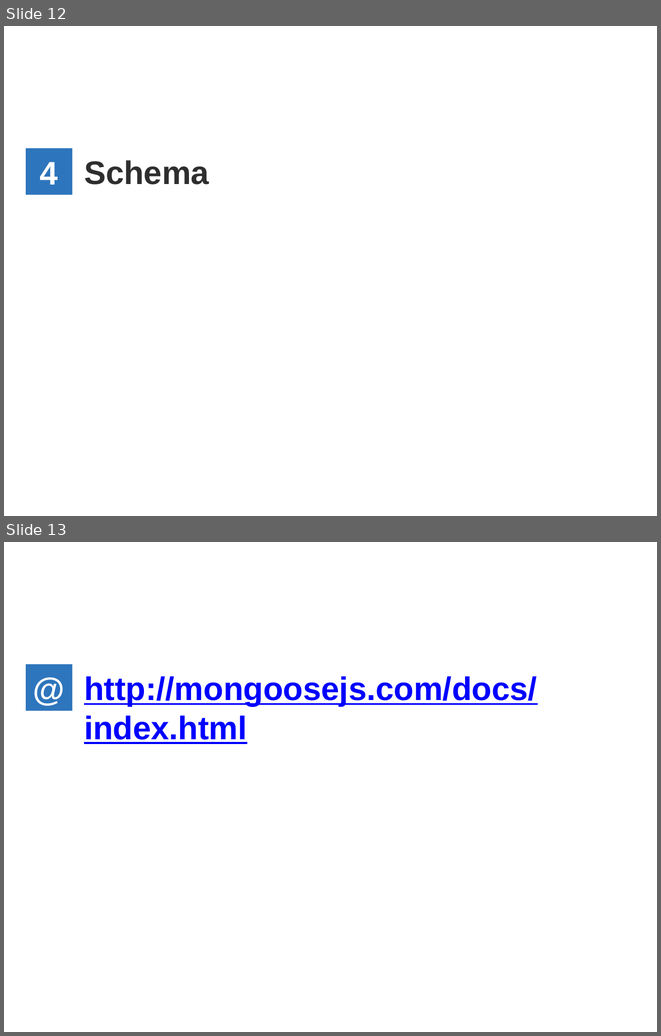
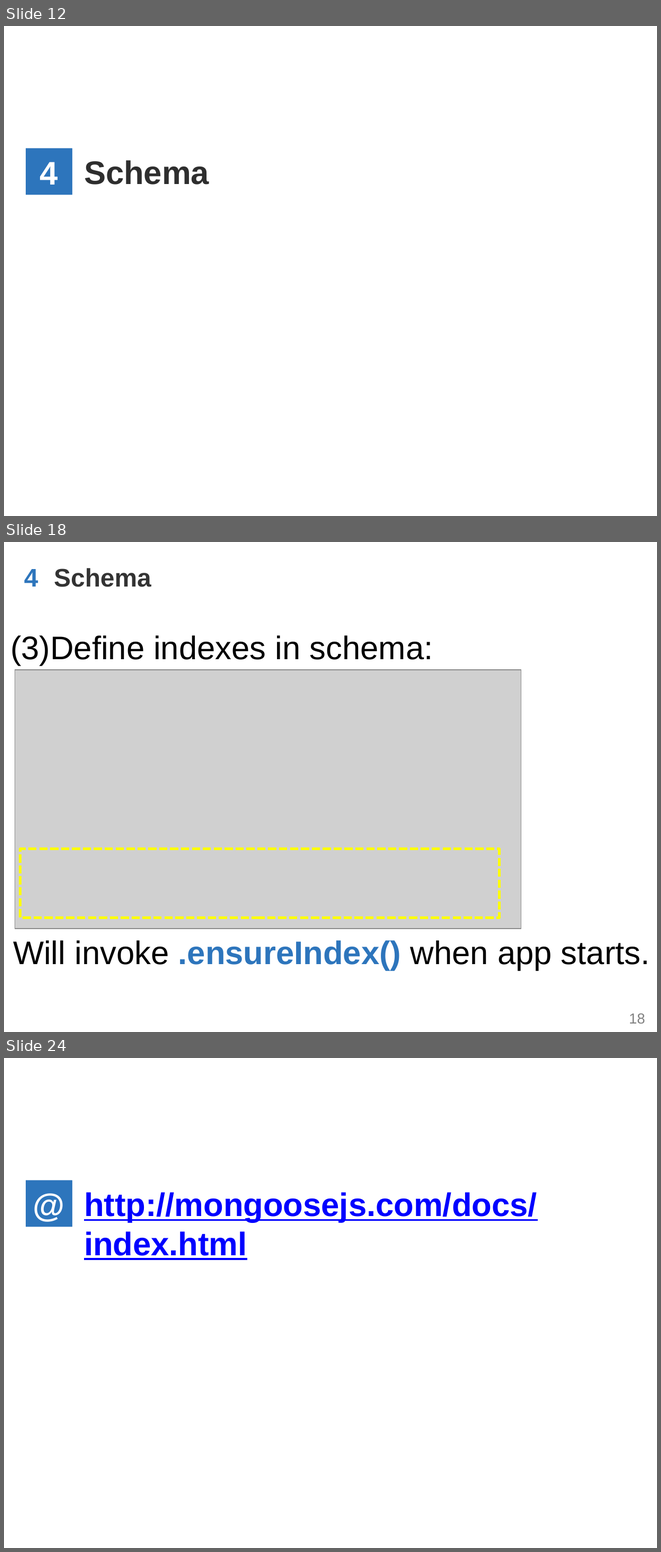
Before and after one commit to WenhaoXu/full-stack-web-course, a slide deck: db/mongodb/2017/materials/MongoDB_CH5_Using_in_nodeJS.pptx. Shown one above the other, each under a label of ours: slides 12 and 13 before the commit, slides 12, 18 and 24 after it; the slides between them are not shown. The pictures are 661x1036 and 661x1552 pixels, drawn with LibreOffice and Linux fonts; fonts in the diff are those of the drawing; grey boxes stand for pictures; background and template pictures are left out. Boxes give left, top, right and bottom in pixels: in the first picture for what was removed or moved away, otherwise in the second. Text is boxed around its words. In the diff, an @@ line names an element or a change of style, - is before the commit and + after.

```diff
--- a/db/mongodb/2017/materials/MongoDB_CH5_Using_in_nodeJS.pptx
+++ b/db/mongodb/2017/materials/MongoDB_CH5_Using_in_nodeJS.pptx
@@ slide 18 added at [4,542,657,1032], background #FFFFFF; not listed: 1 template element that a slide beside it also shows @@
@@ text added at [24,569,38,587], 28 pt, text #2D75BC, bold @@
+4
@@ text added at [54,568,151,587], 28 pt, text #333333, bold @@
+Schema
@@ text added at [10,635,433,665], 36 pt, text #000000 @@
+(3)Define indexes in schema:
@@ picture added at [15,670,521,928] @@
@@ rectangle added at [20,849,499,917], outline #FFFF00 3 pt dashed @@
@@ text added at [13,940,650,970], 36 pt, text #000000 @@
+Will invoke .ensureIndex() when app starts.
@@ what was slide 13 is now slide 24 @@
```
Also in this commit, not shown: 1 slide changed, 10 other slides added.
